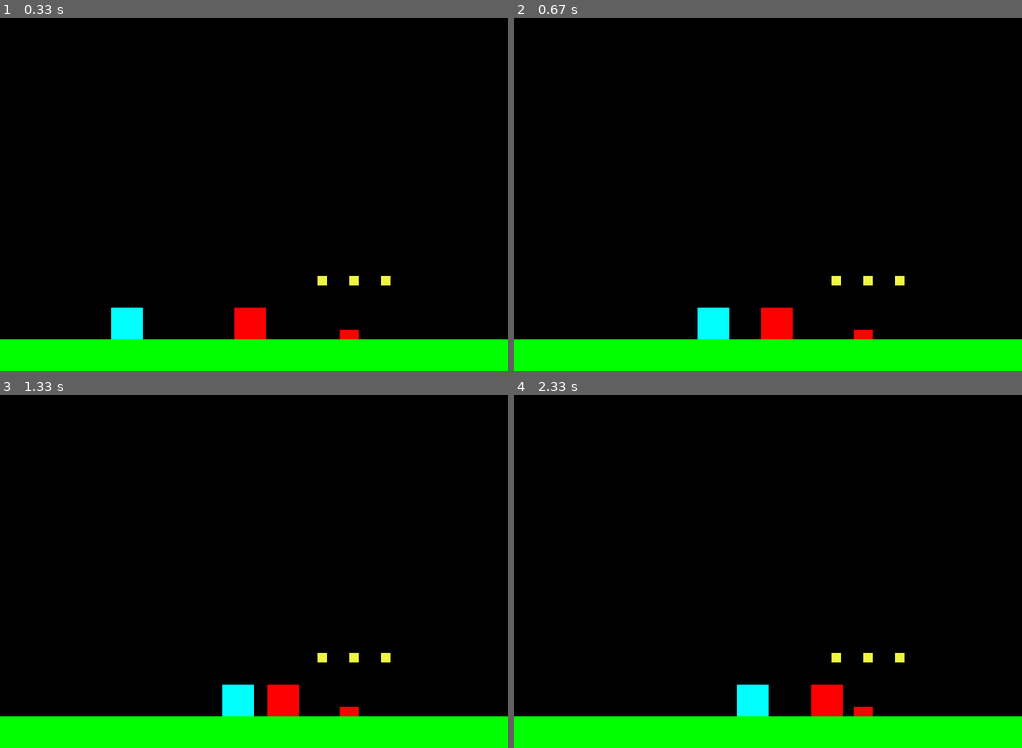
Above: before the commit, frames 1-4 (two rows, left to right).
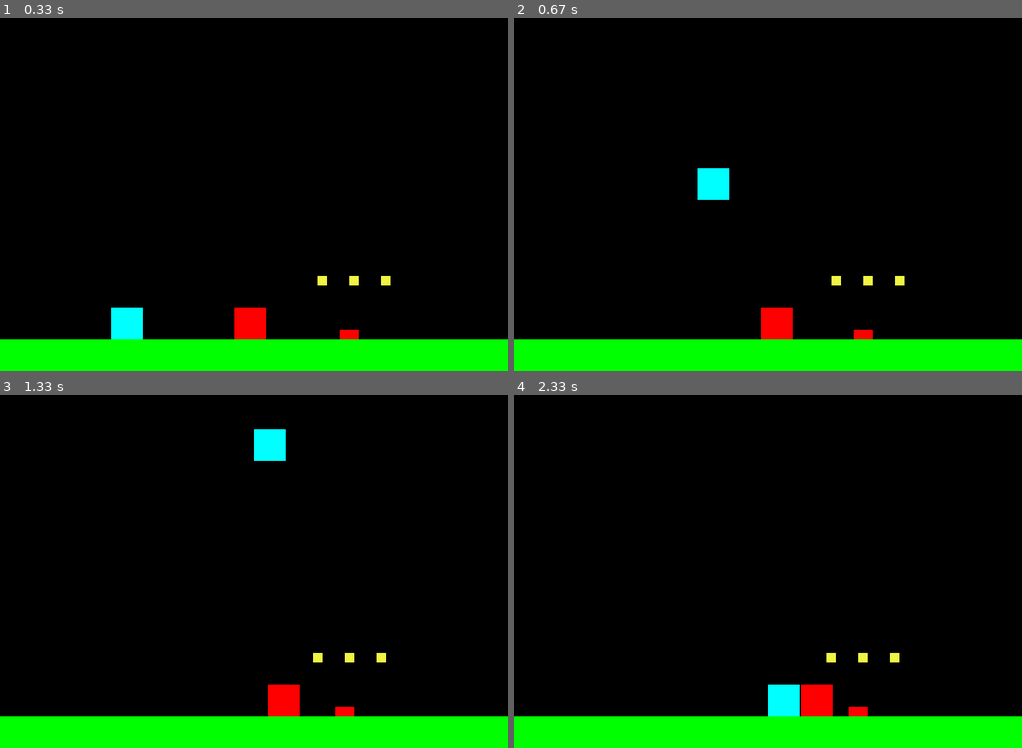
Above: after the commit, the same moments.

Repository: Rundumu/pygame-sonic-clone
Game: pygame game, started from main.py
Same seed, same stepped clock (60 frames per second), same inputs: the game is played once before the commit and once after it.
Inputs:
- Up to frame 1 (0.33 s): no input
- Up to frame 2 (0.67 s): hold Space from 0.33 s (still down); hold Right from 0.33 s (still down)
- Up to frame 3 (1.33 s): release Space at 0.8 s; release Right at 0.8 s; tap Space at 0.83 s
- Up to frame 4 (2.33 s): no input

Frame 1 is identical in both runs. In frame 2, 1.1% of the frame differs, in the area x 36-43%, y 42-92%; in frame 3, 1.3%; in frame 4, 1.7%, in the area x 43-77%, y 73-92%.

Commit message:
fixed jumping

Diff:
--- a/sprites.py
+++ b/sprites.py
@@ -15,6 +15,7 @@
         self.pos = vec(WIDTH / 4 , HEIGHT - 51)
         self.vel = vec(0, 0)
         self.acc = vec(0, 0)
+        self.jumping = False
         self.last_update = 0
         self.time_passed = 0
         self.radians = 0
@@ -29,8 +30,16 @@
         if keys[pygame.K_RIGHT]:
             self.acc.x = ACCEL
             self.faster()
-        if keys[pygame.K_UP]:
+        if keys[pygame.K_SPACE]:
+            now = pygame.time.get_ticks()
             self.acc.y = -ACCEL
+            self.jumping = True
+            if now - self.last_update > 1000:
+                del keys[pygame.K_SPACE]
+        if not keys[pygame.K_SPACE]:
+            self.limit_jump()
+
+
         if keys[pygame.K_DOWN]:
             self.radians += self.circ_vel
             self.acc.x = self.acc.x + math.cos(self.radians) * -50
@@ -65,6 +74,12 @@
             self.acc.x /= 0.5 # player becomes 50% faster
             if self.time_passed >= 3000:
                 self.acc.x /= 0.75
+
+    def limit_jump(self):
+        if self.jumping:
+            if self.vel.y < -3:
+                self.vel.y = -3
+                self.jumping = False
 
 # environment classes
 class Ground(pygame.sprite.Sprite):
